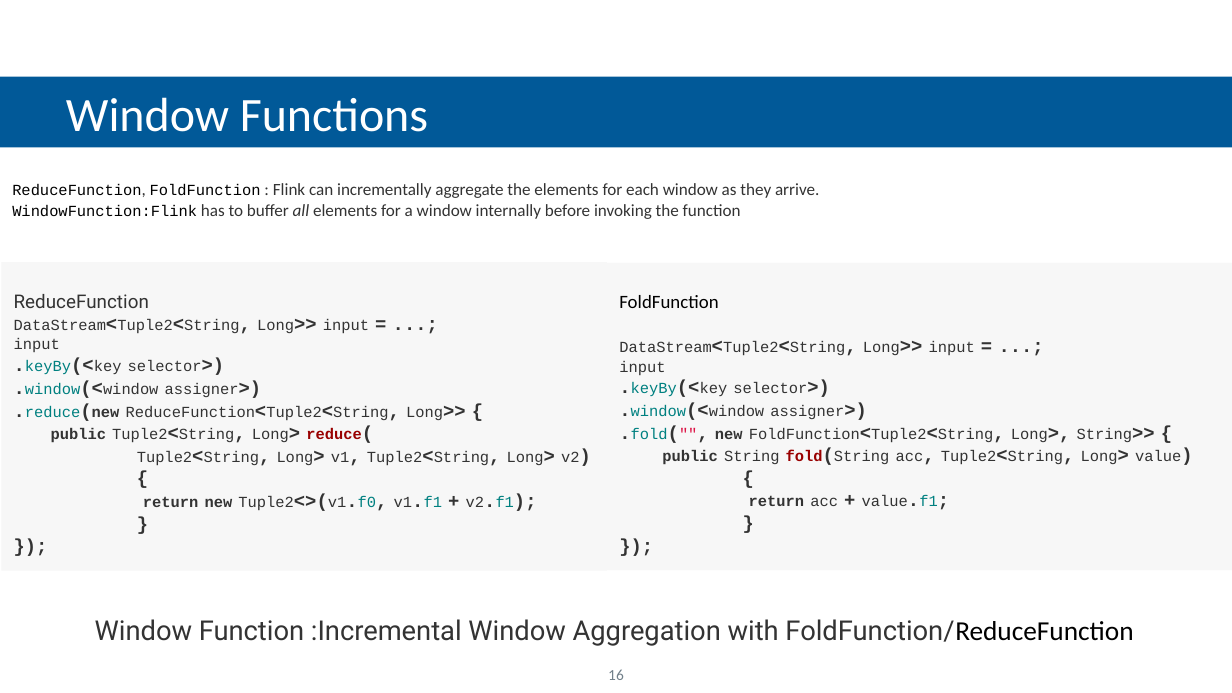
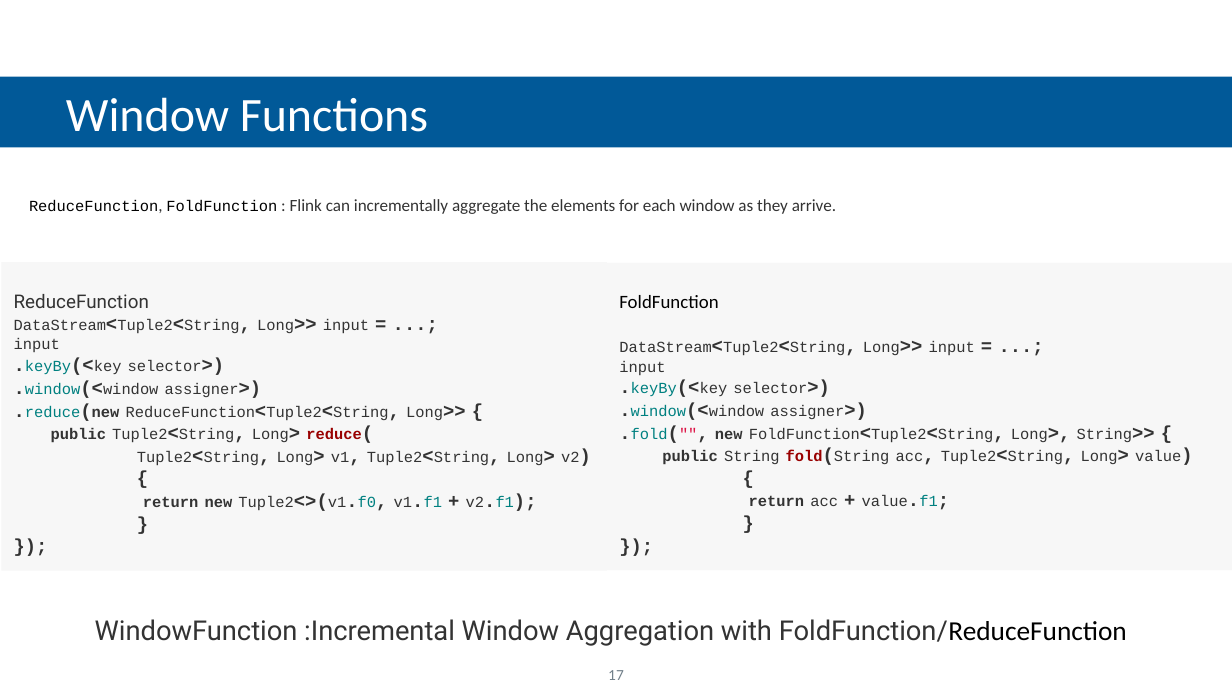
Before and after one commit to feiniaoyuyu/com-my-flink-java, a slide deck: slide 17 of flink introduction.pptx (slide 16 before the commit). Drawn at 1232x693 pixels with LibreOffice and Linux fonts; fonts in the diff are those of the drawing; background and template pictures are left out. Boxes give left, top, right and bottom in pixels: in the first picture for what was removed or moved away, otherwise in the second. Text is boxed around its words. In the diff, an @@ line names an element or a change of style, - is before the commit and + after.

```diff
--- a/flink introduction.pptx
+++ b/flink introduction.pptx
@@ text at <box>12,204,741,219</box>: paragraph removed @@
-WindowFunction:Flink has to buffer all elements for a window internally before invoking the function
@@ text "ReduceFunction, FoldFunction : Flink can ...": place and size @@
-text "ReduceFunction, FoldFunction : Flink can ..." at <box>12,183,819,219</box>
+text "ReduceFunction, FoldFunction : Flink can ..." at <box>29,199,836,214</box>
@@ text at <box>95,619,1127,646</box>: spaces changed @@
-Window Function :Incremental Window Aggregation with FoldFunction/ReduceFunction
+WindowFunction :Incremental Window Aggregation with FoldFunction/ReduceFunction
@@ page number at <box>608,670,624,680</box>: text changed @@
-16
+17
```
Also in this commit, not shown: 16 other slides changed, 10 slides added, 3 slides removed, 37 other files.
